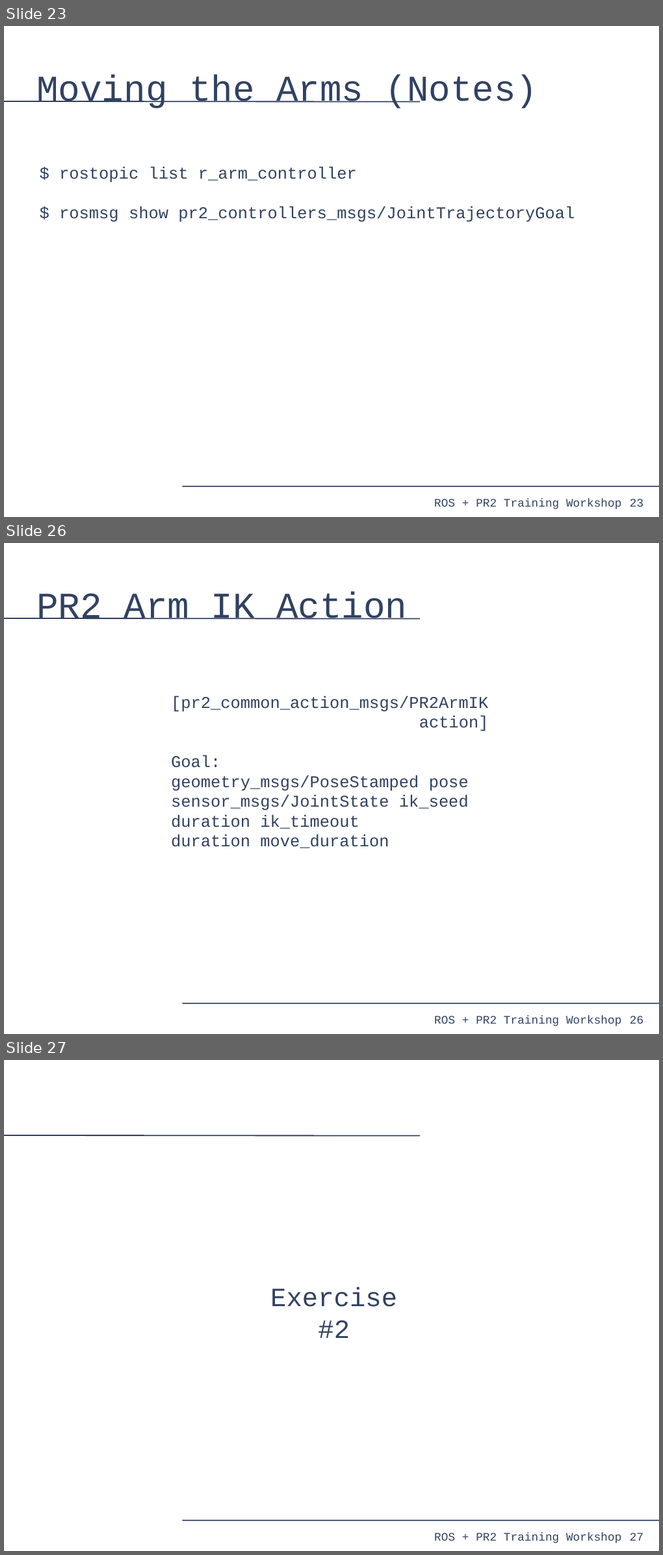
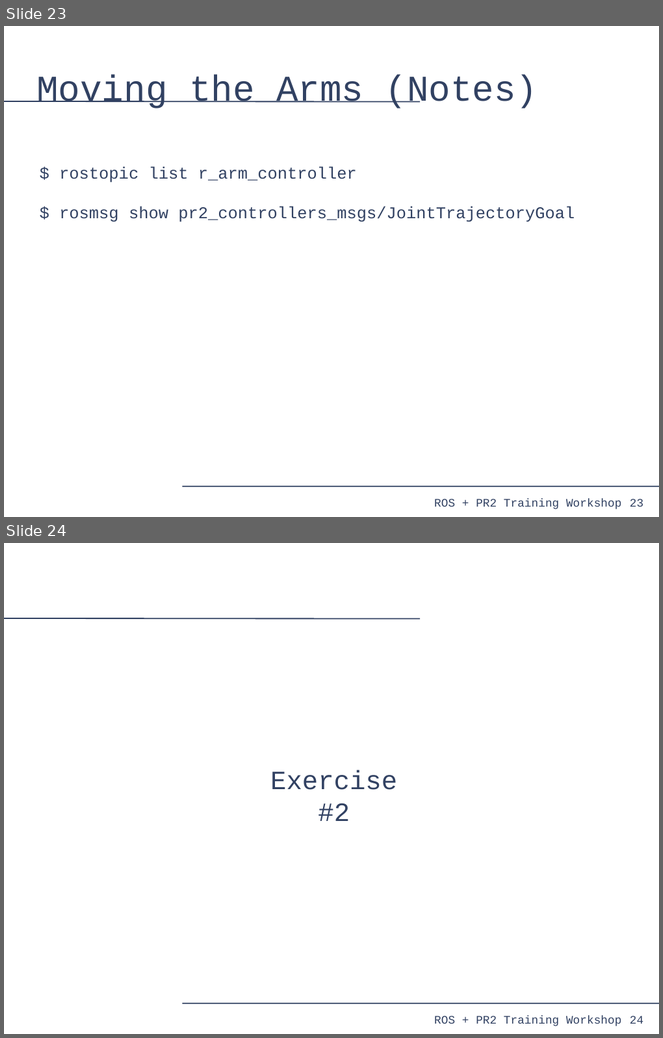
Before and after one commit to PR2/pr2_docs, a slide deck: pr2_training_workshop/moving_mechanism/slides.odp. Shown one above the other, each under a label of ours: slides 23, 26 and 27 before the commit, slides 23 and 24 after it; the slides between them are not shown. The pictures are 663x1555 and 663x1038 pixels, drawn with LibreOffice and Linux fonts; fonts in the diff are those of the drawing. Boxes give left, top, right and bottom in pixels: in the first picture for what was removed or moved away, otherwise in the second. Text is boxed around its words. In the diff, an @@ line names an element or a change of style, - is before the commit and + after.

```diff
--- a/pr2_training_workshop/moving_mechanism/slides.odp
+++ b/pr2_training_workshop/moving_mechanism/slides.odp
@@ slide 26 removed at [4, 543, 659, 1034], background #FFFFFF; not listed: 4 template elements that a slide beside it also shows @@
@@ title removed at [36, 592, 407, 620] @@
-PR2 Arm IK Action
@@ text removed at [171, 696, 489, 849] @@
-[pr2_common_action_msgs/PR2ArmIK action]
-Goal:
-geometry_msgs/PoseStamped pose
-sensor_msgs/JointState ik_seed
-duration ik_timeout
-duration move_duration
@@ what was slide 27 is now slide 24 @@
@@ page number at [630, 1016, 644, 1024]: text changed @@
-27
+24
```
Also in this commit, not shown: 1 slide added, 5 other slides removed.
